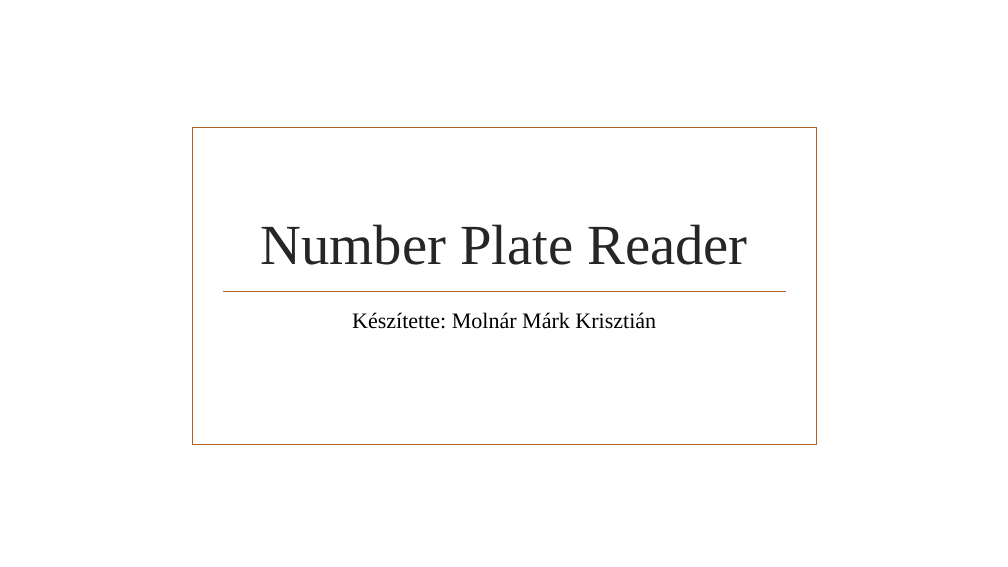
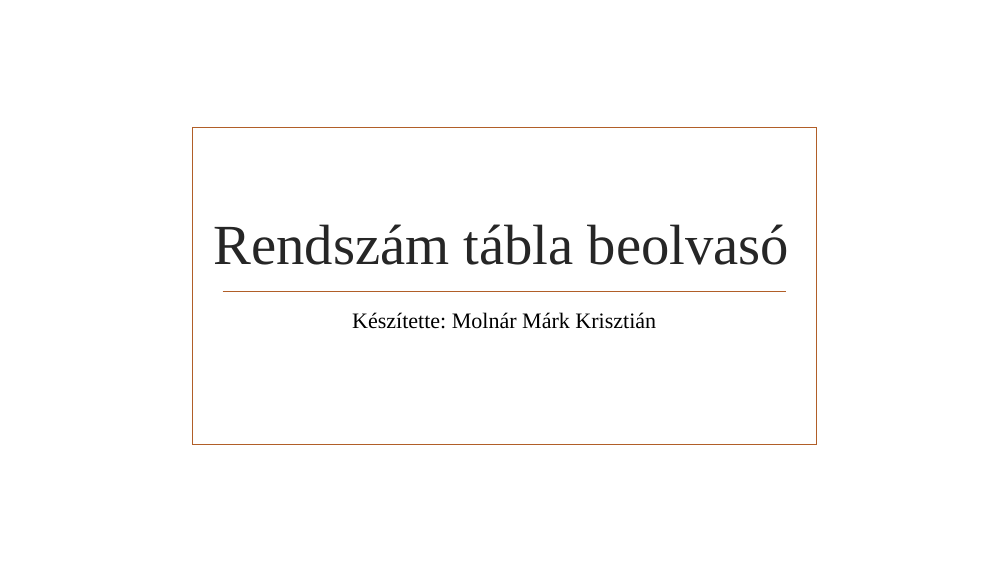
Before and after one commit to MolnarMark-HUN/Project, a slide deck: slide 4 of Projekt prezi.pptx. Drawn at 1008x567 pixels with LibreOffice and Linux fonts; fonts in the diff are those of the drawing; background and template pictures are left out. Boxes give left, top, right and bottom in pixels: in the first picture for what was removed or moved away, otherwise in the second. Text is boxed around its words. In the diff, an @@ line names an element or a change of style, - is before the commit and + after.

```diff
--- a/Projekt prezi.pptx
+++ b/Projekt prezi.pptx
@@ title at [214, 224, 789, 265]: text changed @@
-Number Plate Reader
+Rendszám tábla beolvasó
```
Also in this commit, not shown: 1 other slide changed.
